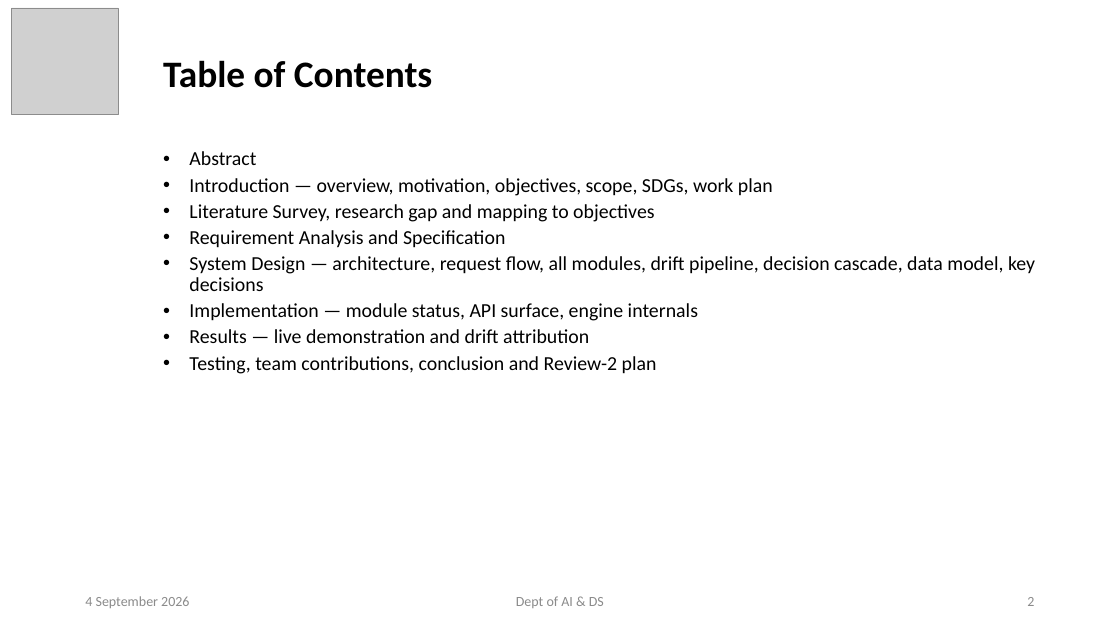
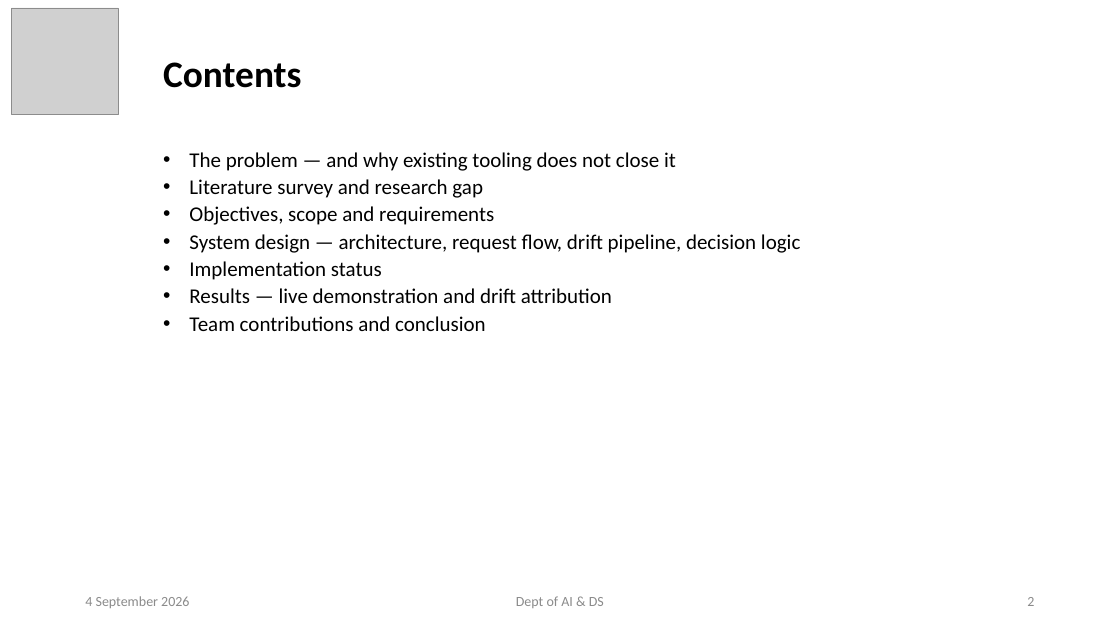
Before and after one commit to ayushpandey0201/custos, a slide deck: slide 2 of docs/presentations/Custos_Phase2_Review1.pptx. Drawn at 1120x630 pixels with LibreOffice and Linux fonts; fonts in the diff are those of the drawing; grey boxes stand for pictures. Boxes give left, top, right and bottom in pixels: in the first picture for what was removed or moved away, otherwise in the second. Text is boxed around its words. In the diff, an @@ line names an element or a change of style, - is before the commit and + after.

```diff
--- a/docs/presentations/Custos_Phase2_Review1.pptx
+++ b/docs/presentations/Custos_Phase2_Review1.pptx
@@ title at <box>163,62,301,88</box>: text changed @@
-Table of Contents
+Contents
@@ subtitle at <box>189,152,800,280</box>: text changed; size 17 to 18 pt @@
-• Abstract
-• Introduction — overview, motivation, objectives, scope, SDGs, work plan
-• Literature Survey, research gap and mapping to objectives
-• Requirement Analysis and Specification
-• System Design — architecture, request flow, all modules, drift pipeline, decision cascade, data model, key decisions
-• Implementation — module status, API surface, engine internals
+• The problem — and why existing tooling does not close it
+• Literature survey and research gap
+• Objectives, scope and requirements
+• System design — architecture, request flow, drift pipeline, decision logic
+• Implementation status
@@ subtitle at <box>189,288,612,303</box>: size 17 to 18 pt in "Results — live demonstration and drift attribution" @@
@@ subtitle at <box>189,316,486,331</box>: text changed; size 17 to 18 pt @@
-• Testing, team contributions, conclusion and Review-2 plan
+• Team contributions and conclusion
```
Also in this commit, not shown: 14 other slides changed, 1 slide added, 16 slides removed, 7 other files.
